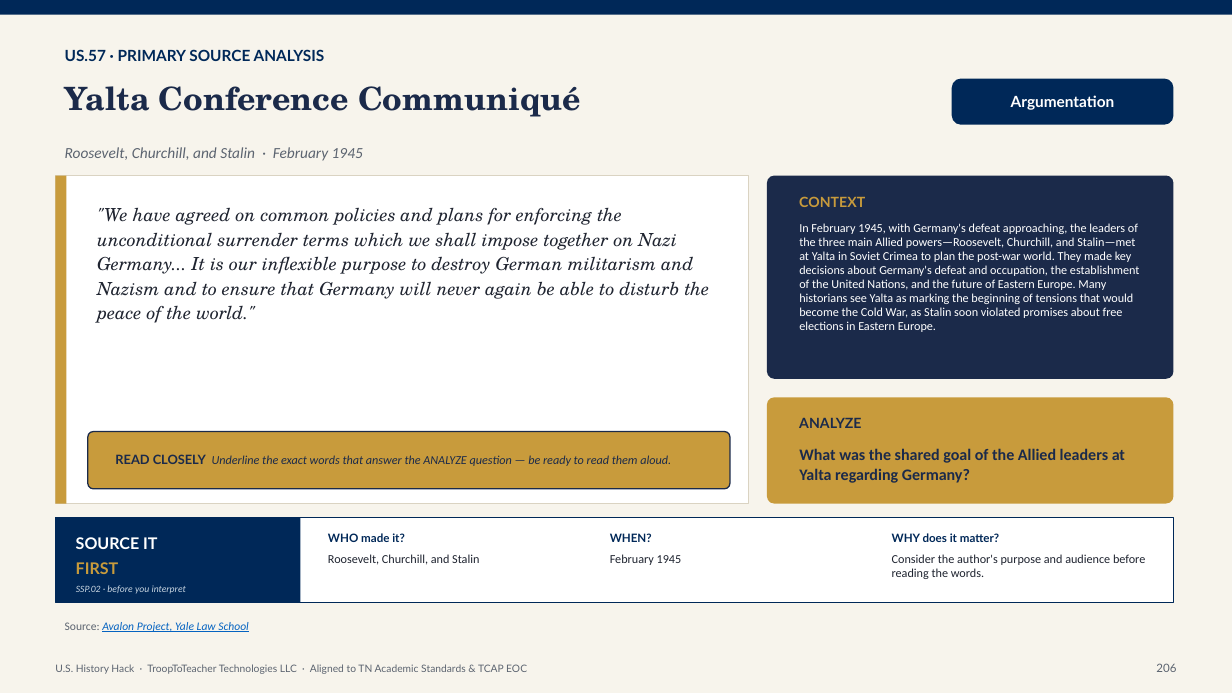
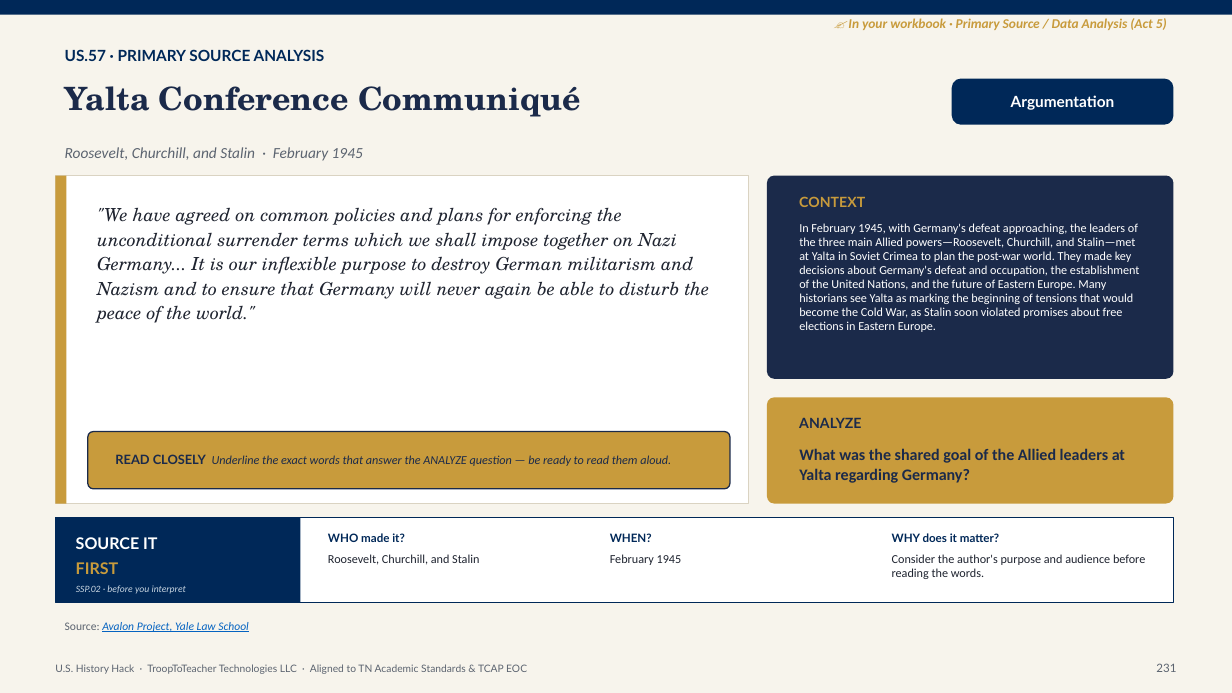
Before and after one commit to Trooptoteacher/trooptoteacher-history, a slide deck: slide 232 of 00_START_HERE/UNIT6_DECKS_BUILD/Unit6_Teacher_Deck_CourseStandard.pptx (slide 231 before the commit). Drawn at 1232x693 pixels with LibreOffice and Linux fonts; fonts in the diff are those of the drawing. Boxes give left, top, right and bottom in pixels: in the first picture for what was removed or moved away, otherwise in the second. Text is boxed around its words. In the diff, an @@ line names an element or a change of style, - is before the commit and + after.

```diff
--- a/00_START_HERE/UNIT6_DECKS_BUILD/Unit6_Teacher_Deck_CourseStandard.pptx
+++ b/00_START_HERE/UNIT6_DECKS_BUILD/Unit6_Teacher_Deck_CourseStandard.pptx
@@ text added at (x1=848, y1=18, x2=1167, y2=30), 10.5 pt, text #C89B3C, bold, italic @@
+✍ In your workbook · Primary Source / Data Analysis (Act 5)
@@ text at (x1=1156, y1=663, x2=1176, y2=672): text changed @@
-206
+231
```
Also in this commit, not shown: 248 other slides changed, 2 other files.
